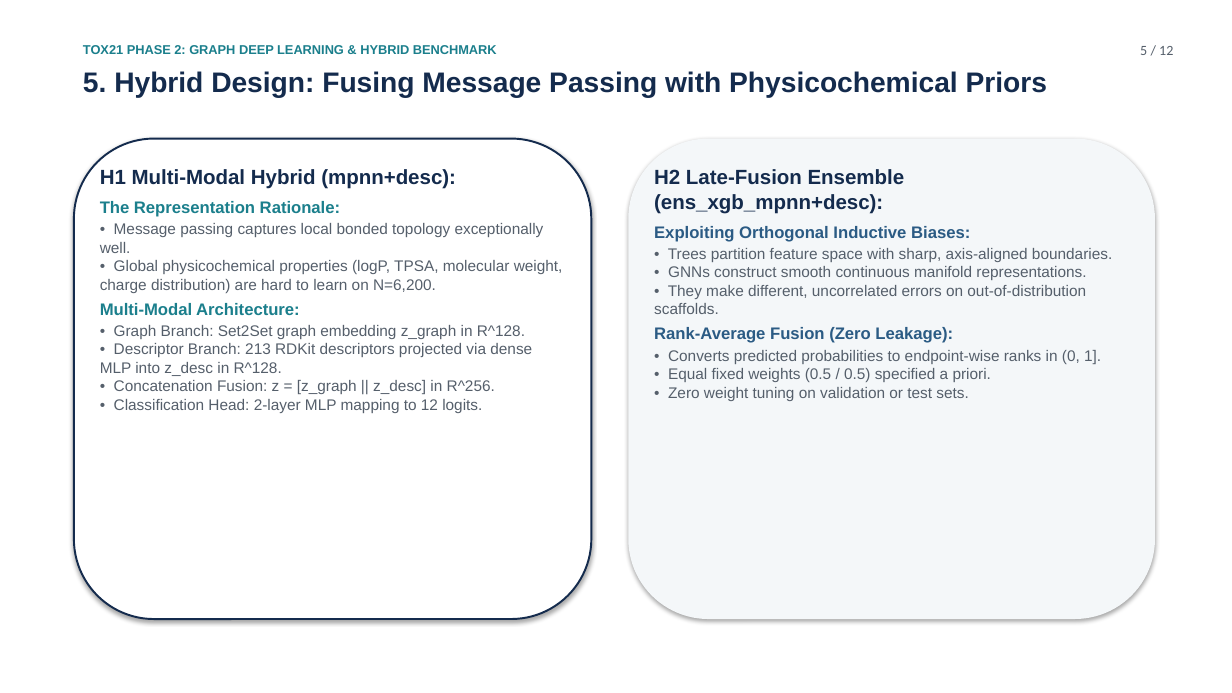
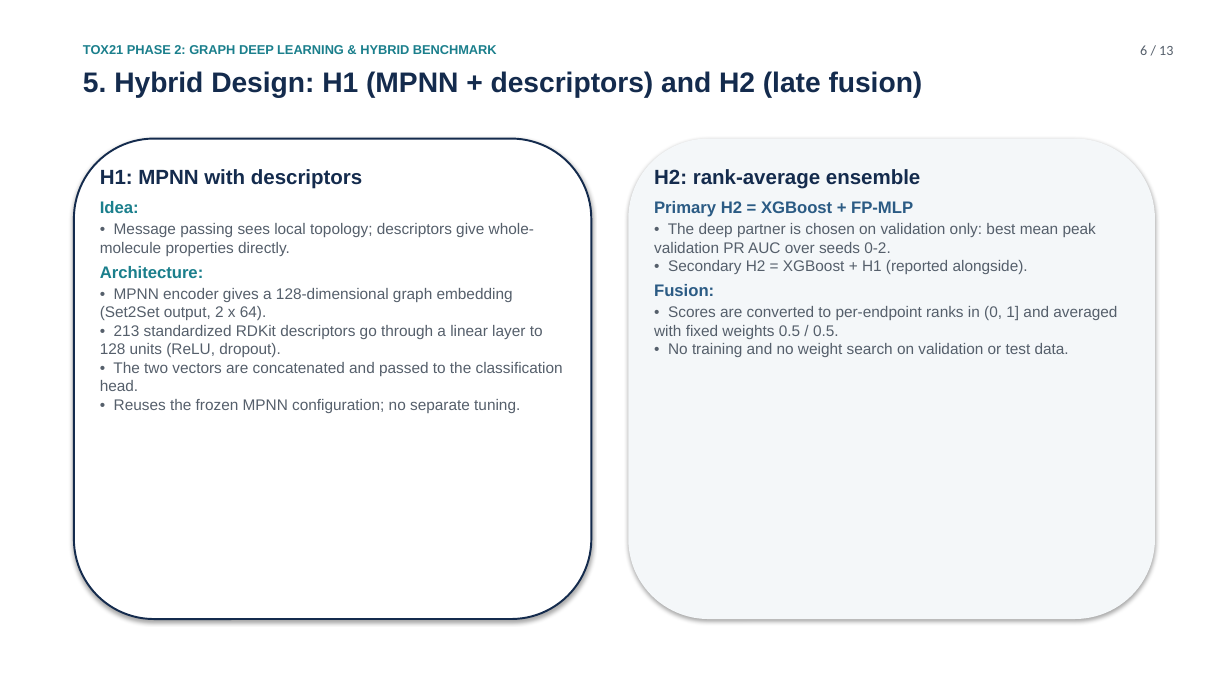
Before and after one commit to GabbyMymus/Molecular-Toxicity-Prediction, a slide deck: slide 6 of tox21-phase1/slides_phase2/tox21_phase2.pptx. Drawn at 1232x693 pixels with LibreOffice and Linux fonts; fonts in the diff are those of the drawing. Boxes give left, top, right and bottom in pixels: in the first picture for what was removed or moved away, otherwise in the second. Text is boxed around its words. In the diff, an @@ line names an element or a change of style, - is before the commit and + after.

```diff
--- a/tox21-phase1/slides_phase2/tox21_phase2.pptx
+++ b/tox21-phase1/slides_phase2/tox21_phase2.pptx
@@ text at <box>1140,45,1173,55</box>: text changed @@
-5 / 12
+6 / 13
@@ text at <box>83,71,923,98</box>: text changed @@
-5. Hybrid Design: Fusing Message Passing with Physicochemical Priors
+5. Hybrid Design: H1 (MPNN + descriptors) and H2 (late fusion)
@@ text at <box>100,169,563,413</box>: text changed @@
-H1 Multi-Modal Hybrid (mpnn+desc):
-The Representation Rationale:
-• Message passing captures local bonded topology exceptionally well.
-• Global physicochemical properties (logP, TPSA, molecular weight, charge distribution) are hard to learn on N=6,200.
-Multi-Modal Architecture:
-• Graph Branch: Set2Set graph embedding z_graph in R^128.
-• Descriptor Branch: 213 RDKit descriptors projected via dense MLP into z_desc in R^128.
-• Concatenation Fusion: z = [z_graph || z_desc] in R^256.
-• Classification Head: 2-layer MLP mapping to 12 logits.
+H1: MPNN with descriptors
+Idea:
+• Message passing sees local topology; descriptors give whole-molecule properties directly.
+Architecture:
+• MPNN encoder gives a 128-dimensional graph embedding (Set2Set output, 2 x 64).
+• 213 standardized RDKit descriptors go through a linear layer to 128 units (ReLU, dropout).
+• The two vectors are concatenated and passed to the classification head.
+• Reuses the frozen MPNN configuration; no separate tuning.
@@ text at <box>654,169,1117,357</box>: text changed @@
-H2 Late-Fusion Ensemble (ens_xgb_mpnn+desc):
-Exploiting Orthogonal Inductive Biases:
-• Trees partition feature space with sharp, axis-aligned boundaries.
-• GNNs construct smooth continuous manifold representations.
-• They make different, uncorrelated errors on out-of-distribution scaffolds.
-Rank-Average Fusion (Zero Leakage):
-• Converts predicted probabilities to endpoint-wise ranks in (0, 1].
-• Equal fixed weights (0.5 / 0.5) specified a priori.
-• Zero weight tuning on validation or test sets.
+H2: rank-average ensemble
+Primary H2 = XGBoost + FP-MLP
+• The deep partner is chosen on validation only: best mean peak validation PR AUC over seeds 0-2.
+• Secondary H2 = XGBoost + H1 (reported alongside).
+Fusion:
+• Scores are converted to per-endpoint ranks in (0, 1] and averaged with fixed weights 0.5 / 0.5.
+• No training and no weight search on validation or test data.
```
Also in this commit, not shown: 9 other slides changed, 3 slides added, 2 slides removed, 2 other files.
